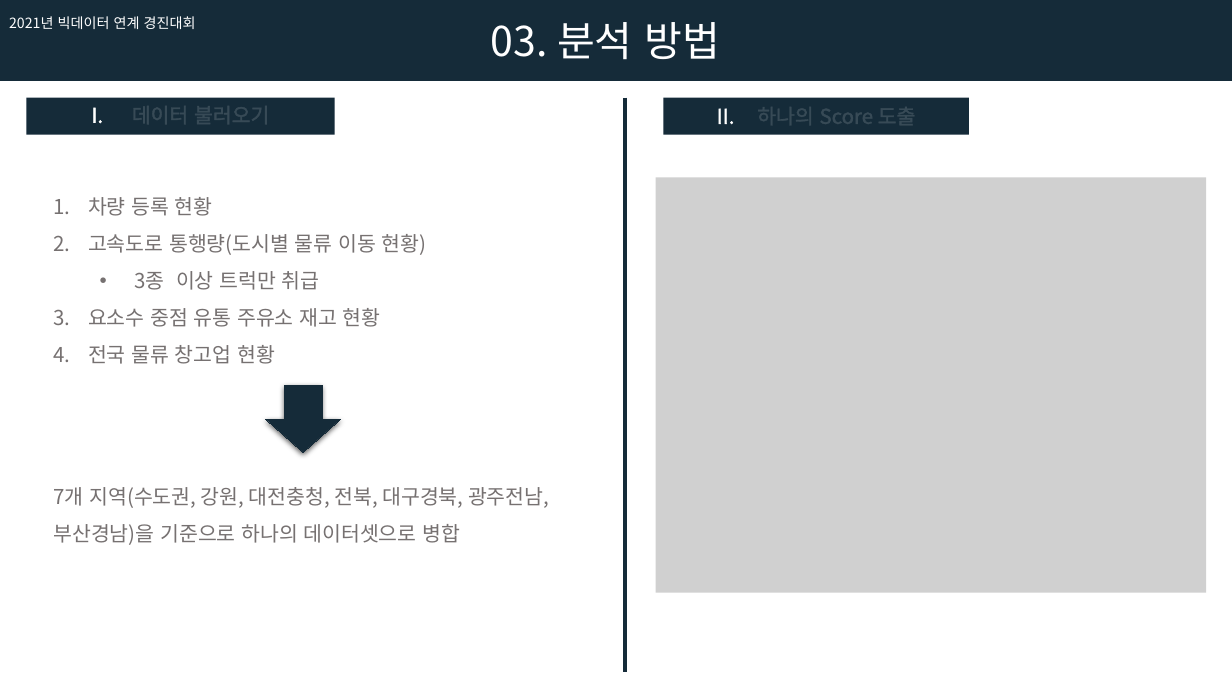
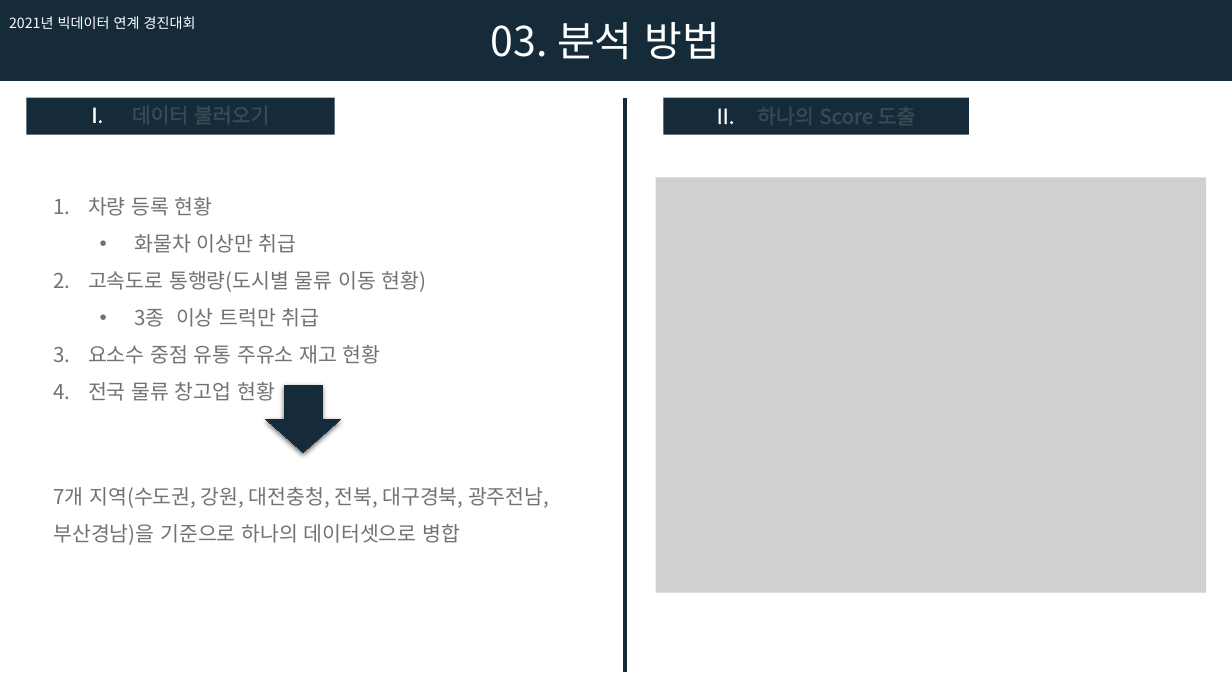
Before and after one commit to SungJun98/UOS_2021_BigData_Contest, a slide deck: slide 4 of 2021_UOS_Contest_1124.pptx. Drawn at 1232x693 pixels with LibreOffice and Linux fonts; fonts in the diff are those of the drawing; grey boxes stand for pictures. Boxes give left, top, right and bottom in pixels: in the first picture for what was removed or moved away, otherwise in the second. Text is boxed around its words. In the diff, an @@ line names an element or a change of style, - is before the commit and + after.

```diff
--- a/2021_UOS_Contest_1124.pptx
+++ b/2021_UOS_Contest_1124.pptx
@@ text at (134,234,297,253): paragraph added @@
+  • 화물차 이상만 취급
```
Also in this commit, not shown: 1 other slide changed.
